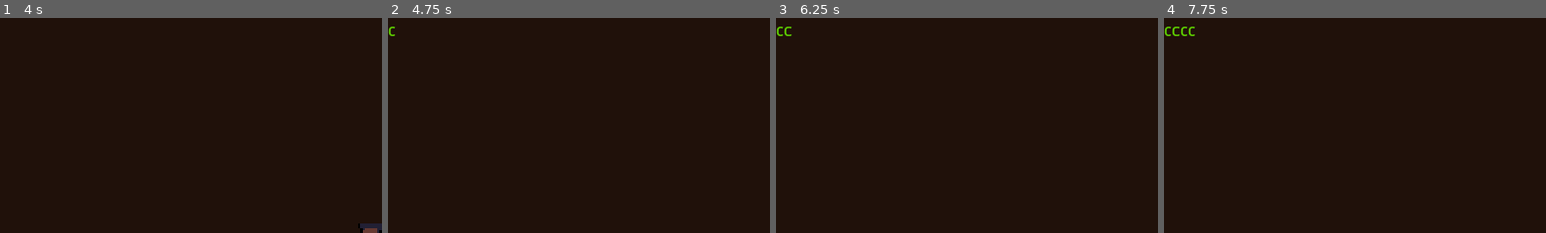
Above: before the commit, frames 1-4 (left to right).
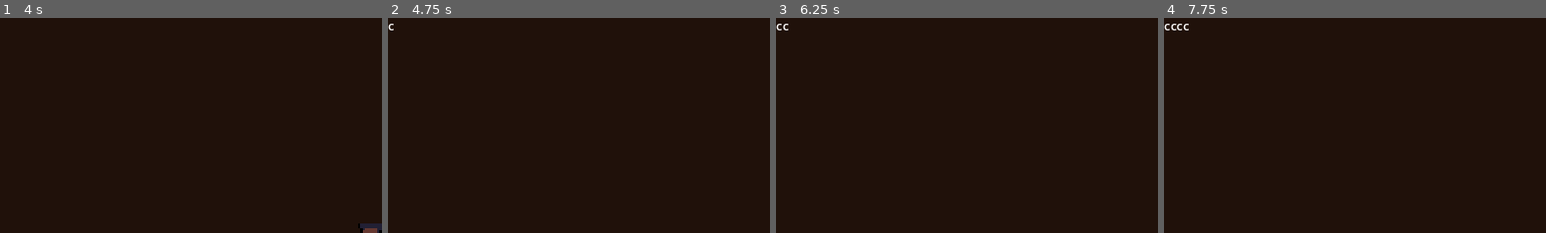
Above: after the commit, the same moments.

Repository: Omegalolchan/Cave_Runner
Game: Godot game, scene res://assets/Scenes/HighResDebugScene.tscn
Same seed, same stepped clock (60 frames per second), same inputs: the game is played once before the commit and once after it.
Inputs:
- Up to frame 1 (4 s): tap Enter at 0.5 s; hold Right (moveRight) 0.53-1.28 s; hold Down (slide) 0.53-1.28 s; tap C (jump) at 0.77, 1.52, 3.02, 3.77 s; hold Left (moveLeft) 1.28-2.03 s; tap Down (slide) at 1.35, 2.85 s; hold Down (slide) 2.03-2.78 s; hold Right (moveRight) 2.03-3.53 s; hold Left (moveLeft) from 3.53 s (still down); hold Down (slide) from 3.53 s (still down)
- Up to frame 2 (4.75 s): keep holding Left (moveLeft); tap ` (debug) at 4.15 s; release Down (slide) at 4.28 s; tap Down (slide) at 4.35 s; tap C (jump) at 4.52 s
- Up to frame 3 (6.25 s): hold Down (slide) 5.03-5.78 s; release Left (moveLeft) at 5.78 s; hold Right (moveRight) from 5.78 s (still down); tap Down (slide) at 5.85 s; tap C (jump) at 6.02 s
- Up to frame 4 (7.75 s): keep holding Right (moveRight); hold Down (slide) 6.53-7.28 s; tap C (jump) at 6.77, 7.52 s; tap Down (slide) at 7.35 s
The pictures show only the part of the screen within x 0-50%, y 0-50%; the shares and areas given below are measured in that part.

Frame 1 is identical in both runs. In frame 2, less than 0.1% of the frame differs, in the area x 0-2%, y 2-9%; in frame 3, 0.1%; in frame 4, 0.3%, in the area x 0-9%, y 2-9%.

Commit message:
the bug with the debug was bc the camera automaticaly changes its position

Diff:
--- a/assets/Objects/DebugWindow.tscn
+++ b/assets/Objects/DebugWindow.tscn
@@ -1,26 +1,9 @@
-[gd_scene load_steps=4 format=3 uid="uid://ct5jcfjif0bnf"]
+[gd_scene load_steps=2 format=3 uid="uid://ct5jcfjif0bnf"]
 
 [ext_resource type="Script" path="res://assets/Scripts/Debug.gd" id="1_ylq8k"]
 
-[sub_resource type="SystemFont" id="SystemFont_gvsyw"]
-
-[sub_resource type="LabelSettings" id="LabelSettings_i7r17"]
-font = SubResource("SystemFont_gvsyw")
-font_size = 40
-font_color = Color(0.360784, 0.796078, 0, 1)
-
-[node name="Control" type="Control"]
+[node name="Control" type="Node2D"]
 z_index = 10
-layout_mode = 3
-anchors_preset = 0
-mouse_force_pass_scroll_events = false
 script = ExtResource("1_ylq8k")
 
-[node name="Label" type="Label" parent="."]
-layout_mode = 0
-offset_right = 281.0
-offset_bottom = 55.0
-text = "PLACEHOLDER"
-label_settings = SubResource("LabelSettings_i7r17")
-
 [node name="Node" type="Node" parent="."]
--- a/assets/Scripts/Debug.gd
+++ b/assets/Scripts/Debug.gd
@@ -1,21 +1,27 @@
-extends Control
+extends Node2D
 
 var placeholder_text = "-"
 var on = false
 var draw_on = false
 var last_command : String
+var label_text
+var default_font = ThemeDB.fallback_font
 @onready var external_script_node = $Node
 @onready var player : Player = Global.player
 
 func _ready():
-	$Label.text = placeholder_text
+	label_text = placeholder_text
 	enable_disable_UI()
 	return
 
 func _process(_delta):
+	print(DisplayServer.screen_get_size())
+
 	if draw_on:
 		queue_redraw()
-	pass
+
+func _draw():
+	draw_string(default_font, Vector2(0,32), label_text, HORIZONTAL_ALIGNMENT_LEFT, -1, 32)
 
 func _input(event):
 	if Input.is_action_just_pressed("debug"):
@@ -29,25 +35,25 @@
 		return
 
 	var backspace = func():
-		var d_text : String = $Label.text
+		var d_text : String = label_text
 		if d_text.is_empty():
 			return
 		d_text = d_text.erase(d_text.length()-1, 1)
-		$Label.text = d_text
+		label_text = d_text
 
 	if event is InputEventKey and event.is_pressed():
 		var key_text = event.as_text()
 
 		if key_text.contains('Shift+') and key_text.length() == 7: # SHIFT+ANYLETTER length is 7
-			if $Label.text == placeholder_text:
-				$Label.text = ""
+			if label_text == placeholder_text:
+				label_text = ""
 			key_text = key_text.erase(0,6)
-			$Label.text += key_text
+			label_text += key_text
 		elif key_text.length() == 1:
-			if $Label.text == placeholder_text:
-				$Label.text = ""
+			if label_text == placeholder_text:
+				label_text = ""
 			key_text = key_text.to_lower()
-			$Label.text += key_text
+			label_text += key_text
 			return
 
 		match key_text:
@@ -55,16 +61,16 @@
 				backspace.call()
 				return
 			'Slash':
-				$Label.text += "/"
+				label_text += "/"
 			'Ctrl+R':
-				$Label.text = last_command
+				label_text = last_command
 			'Ctrl+L':
 				clear()
 			'Space':
-				$Label.text += " "
+				label_text += " "
 			'Enter':
-				run_command($Label.text)
-				last_command = $Label.text
+				run_command(label_text)
+				last_command = label_text
 				on = false
 				enable_disable_UI()
 
@@ -76,7 +82,7 @@
 		'run':
 			run_external_script()
 		'res':
-			size = Vector2i(int(command_array[1]), int(command_array[2]))
+			var size = Vector2i(int(command_array[1]), int(command_array[2]))
 			ResolutionHandler.window.size = size
 		'reloadscene':
 			get_tree().reload_current_scene()
@@ -91,16 +97,16 @@
 	return
 
 func clear():
-	$Label.text = placeholder_text
+	label_text = placeholder_text
 	return
 
 func enable_disable_UI():
 	if on:
-		visible = true
-		$Label.text = placeholder_text
+		label_text = placeholder_text
+		draw_on = true
 	else:
-		$Label.text = ""
-		visible = false
+		draw_on = false
+		label_text = ""
 
 func run_external_script():
 	###################################################
